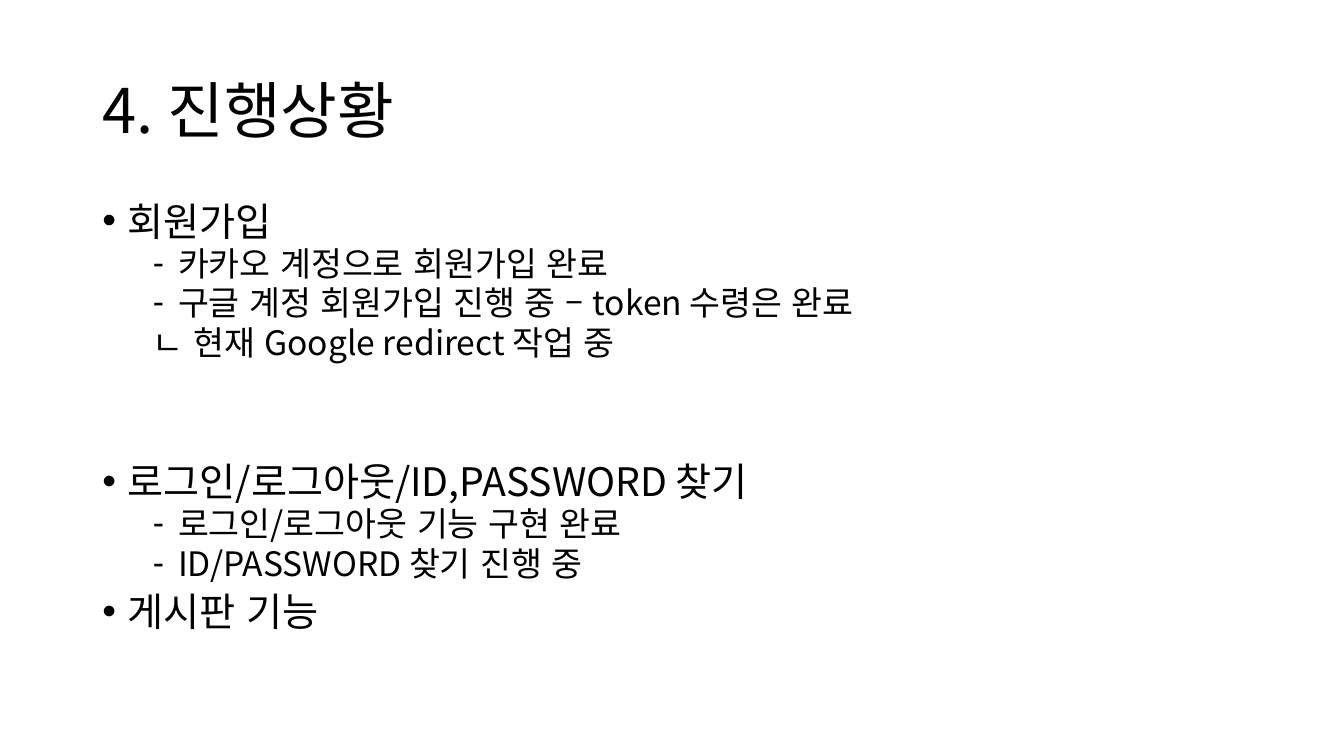
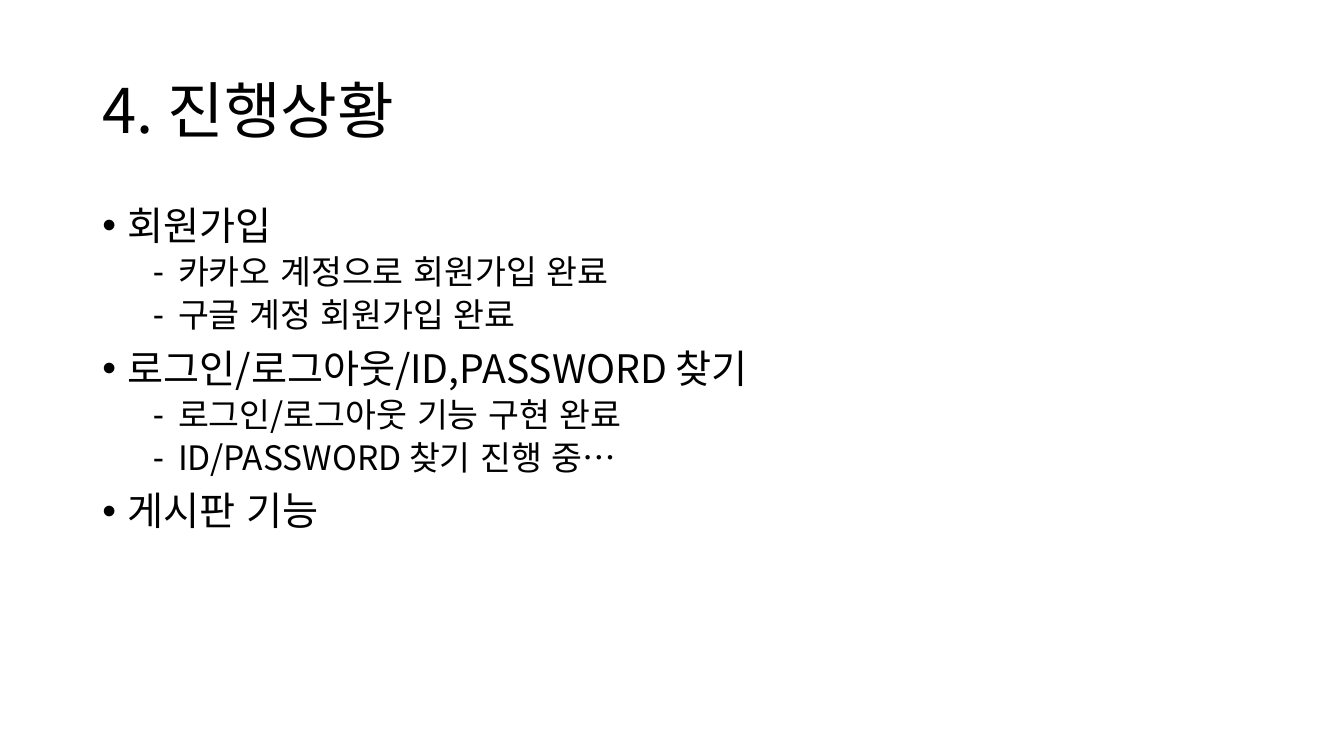
Before and after one commit to ZScomnet/django_tutorial, a slide deck: slide 5 of 설명.pptx. Drawn at 1344x756 pixels with LibreOffice and Linux fonts; fonts in the diff are those of the drawing. Boxes give left, top, right and bottom in pixels: in the first picture for what was removed or moved away, otherwise in the second. Text is boxed around its words. In the diff, an @@ line names an element or a change of style, - is before the commit and + after.

Commit message:
Update 21.01.26

```diff
--- a/설명.pptx
+++ b/설명.pptx
@@ text at (128, 207, 748, 528): line spacing 0.8 to 0.9 @@
@@ text at (178, 299, 516, 330): text changed @@
-  – 구글 계정 회원가입 진행 중 – token 수령은 완료
-  ㄴ 현재 Google redirect 작업 중
+  – 구글 계정 회원가입 완료
@@ text at (178, 442, 617, 476): text changed @@
-  – ID/PASSWORD 찾기 진행 중
+  – ID/PASSWORD 찾기 진행 중…
```
